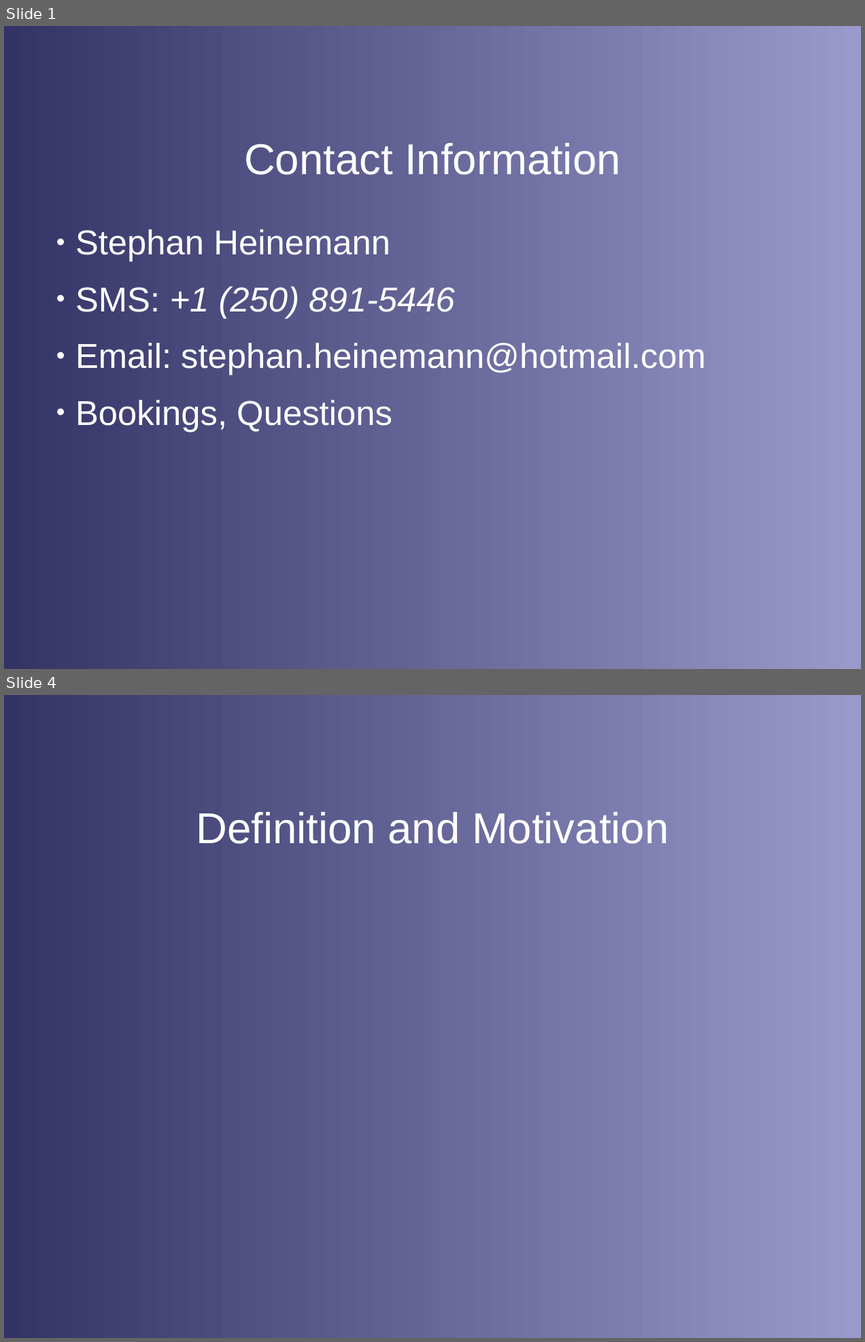
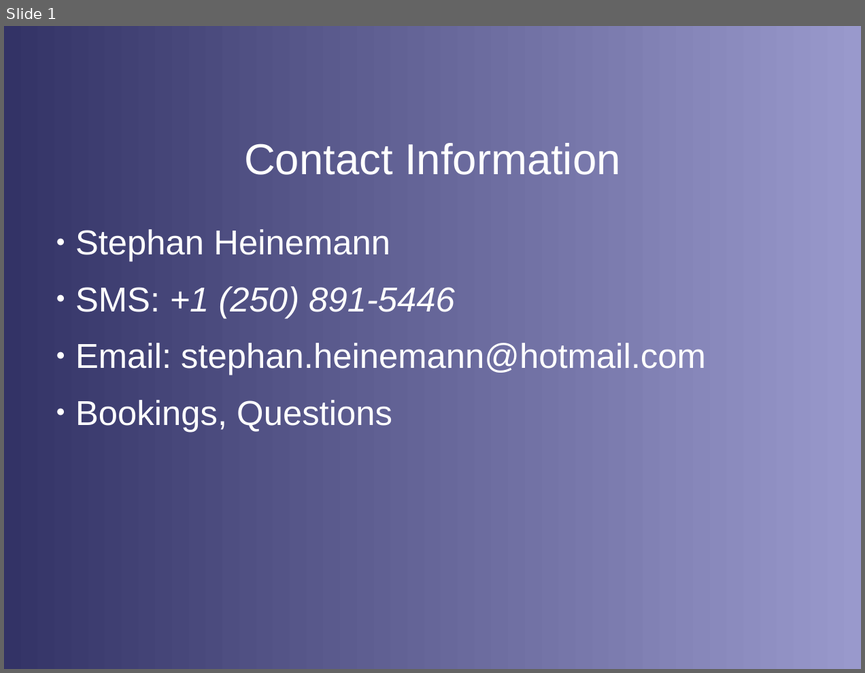
Before and after one commit to stephanheinemann/flight, a slide deck: FI/Navigation/Navigation.odp. Shown one above the other, each under a label of ours: slides 1 and 4 before the commit, slide 1 after it; the slides between them are not shown. The pictures are 865x1342 and 865x673 pixels, drawn with LibreOffice and Linux fonts; fonts in the diff are those of the drawing; background and template pictures are left out. Boxes give left, top, right and bottom in pixels: in the first picture for what was removed or moved away, otherwise in the second. Text is boxed around its words. In the diff, an @@ line names an element or a change of style, - is before the commit and + after.

```diff
--- a/FI/Navigation/Navigation.odp
+++ b/FI/Navigation/Navigation.odp
@@ slide 4 removed at (4,695,861,1338), background gradient #333366 to #9999CC @@
@@ title removed at (196,812,668,844) @@
-Definition and Motivation
```
Also in this commit, not shown: 1 slide changed, 2 slides added, 1 other slide removed, 2 other files.
